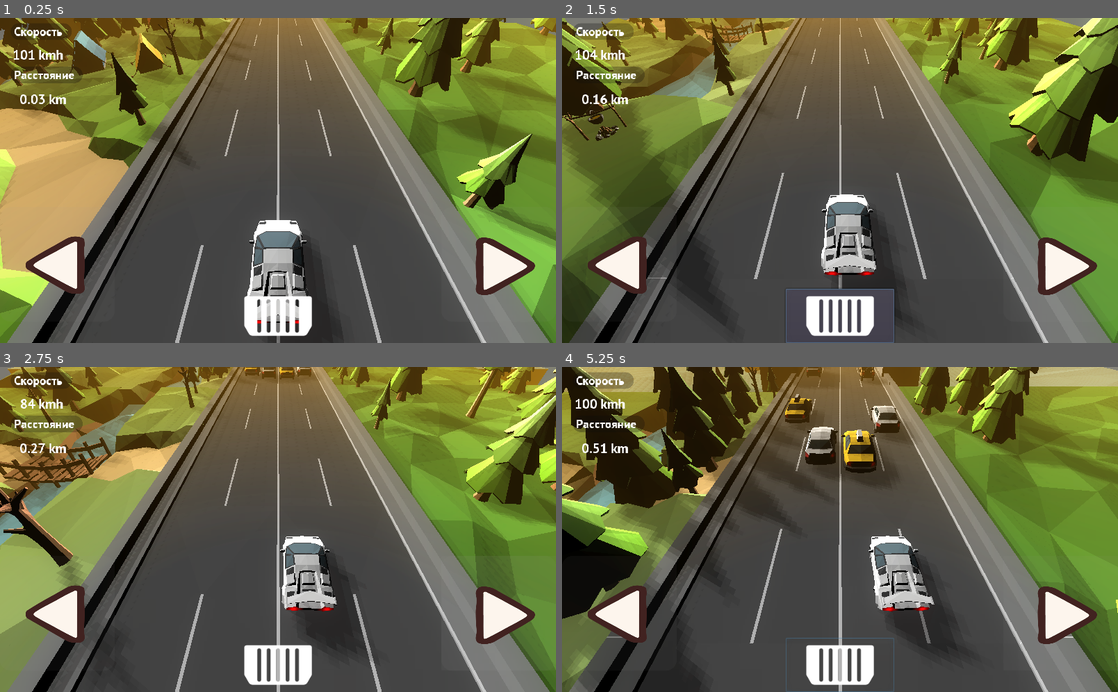
Above: before the commit, frames 1-4 (two rows, left to right).
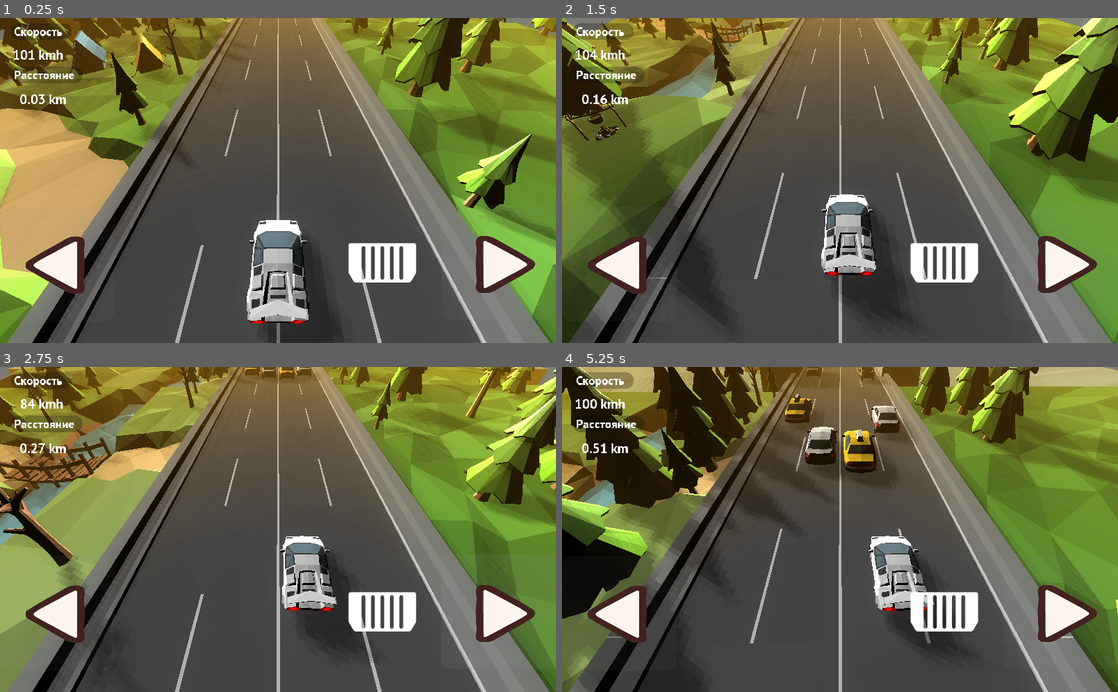
Above: after the commit, the same moments.

Repository: Aram-Osipyan/WebGames
Game: Godot game, scene res://scenes/main.tscn
The game is run twice, just before and just after one commit, with the same random seed, the same clock (stepped at 60 frames per second) and the same inputs.
Inputs (mouse positions are in pixels of both pictures, inside the frame that each line leads up to; where the layout moved, square brackets give the same spot in the first picture):
- Up to frame 1 (0.25 s): no input
- Up to frame 2 (1.5 s): click (1062, 261) [1062, 265] at 0.5 s; click (945, 261) [840, 317] at 1.25 s
- Up to frame 3 (2.75 s): tap Enter at 2 s; move the mouse to (400, 513) at 2.02 s; hold D (ui_right) from 2.03 s (still down); click (400, 513) at 2.17 s; tap Space (ui_select) at 2.27 s
- Up to frame 4 (5.25 s): move the mouse to (728, 545) at 2.77 s; release D (ui_right) at 2.78 s; hold A (ui_left) 2.78-3.53 s; tap Space (ui_select) at 3.02, 4.52 s; move the mouse to (895, 458) at 3.52 s; hold D (ui_right) 3.53-5.03 s; move the mouse to (812, 594) at 4.27 s; click (812, 594) at 4.42 s; move the mouse to (1006, 578) at 5.02 s; hold A (ui_left) from 5.03 s (still down)

The runs differ from the first frame. In frame 1, 2.6% of the frame differs, in the area x 43-97%, y 67-98%; in frame 2, 3.4%, in the area x 40-97%, y 67-100%; in frame 3, 2.6%; in frame 4, 2.7%.

Commit message:
add roads

Diff:
--- /dev/null
+++ b/app/godot/traffic_racer/road_surface.tres
@@ -0,0 +1,83 @@
+[gd_resource type="VisualShader" load_steps=7 format=2]
+
+[sub_resource type="VisualShaderNodeInput" id=1]
+input_name = "time"
+
+[sub_resource type="VisualShaderNodeInput" id=2]
+input_name = "uv"
+
+[sub_resource type="VisualShaderNodeVec3Uniform" id=3]
+uniform_name = "Speed"
+
+[sub_resource type="VisualShaderNodeVectorOp" id=4]
+operator = 2
+
+[sub_resource type="VisualShaderNodeVectorOp" id=5]
+
+[sub_resource type="VisualShaderNodeTextureUniform" id=6]
+uniform_name = "TextureUniform"
+
+[resource]
+code = "shader_type spatial;
+render_mode specular_schlick_ggx, async_visible;
+
+uniform vec3 Speed;
+uniform sampler2D TextureUniform;
+
+
+
+void vertex() {
+// Output:0
+
+}
+
+void fragment() {
+// VectorUniform:4
+	vec3 n_out4p0 = Speed;
+
+// Input:2
+	float n_out2p0 = TIME;
+
+// VectorOp:5
+	vec3 n_out5p0 = n_out4p0 * vec3(n_out2p0);
+
+// Input:3
+	vec3 n_out3p0 = vec3(UV, 0.0);
+
+// VectorOp:6
+	vec3 n_out6p0 = n_out5p0 + n_out3p0;
+
+// TextureUniform:7
+	vec3 n_out7p0;
+	float n_out7p1;
+	{
+		vec4 n_tex_read = texture(TextureUniform, n_out6p0.xy);
+		n_out7p0 = n_tex_read.rgb;
+		n_out7p1 = n_tex_read.a;
+	}
+
+// Output:0
+	ALBEDO = n_out7p0;
+
+}
+
+void light() {
+// Output:0
+
+}
+"
+graph_offset = Vector2( -326.359, 64.7953 )
+nodes/fragment/0/position = Vector2( 1380, 280 )
+nodes/fragment/2/node = SubResource( 1 )
+nodes/fragment/2/position = Vector2( 340, 380 )
+nodes/fragment/3/node = SubResource( 2 )
+nodes/fragment/3/position = Vector2( 320, 500 )
+nodes/fragment/4/node = SubResource( 3 )
+nodes/fragment/4/position = Vector2( 340, 200 )
+nodes/fragment/5/node = SubResource( 4 )
+nodes/fragment/5/position = Vector2( 700, 100 )
+nodes/fragment/6/node = SubResource( 5 )
+nodes/fragment/6/position = Vector2( 860, 320 )
+nodes/fragment/7/node = SubResource( 6 )
+nodes/fragment/7/position = Vector2( 1012, 492 )
+nodes/fragment/connections = PoolIntArray( 4, 0, 5, 0, 2, 0, 5, 1, 5, 0, 6, 0, 3, 0, 6, 1, 6, 0, 7, 0, 7, 0, 0, 0 )
--- a/app/godot/traffic_racer/scenes/main.tscn
+++ b/app/godot/traffic_racer/scenes/main.tscn
@@ -9,6 +9,9 @@
 [ext_resource path="res://assets/ui/right.tres" type="Texture" id=7]
 [ext_resource path="res://assets/ui/pedal_ui.tres" type="Texture" id=8]
 [ext_resource path="res://fonts/PTSans-Bold.ttf" type="DynamicFontData" id=9]
+[ext_resource path="res://road_surface.tres" type="Shader" id=10]
+[ext_resource path="res://Seamless four lane road texture.jpg" type="Texture" id=11]
+[ext_resource path="res://scripts/road_surface.gd" type="Script" id=12]
 
 [sub_resource type="Environment" id=1]
 ambient_light_color = Color( 0, 0, 0, 0.341176 )
@@ -61,17 +64,28 @@
 Button/styles/normal = SubResource( 7 )
 Button/styles/pressed = SubResource( 9 )
 
+[sub_resource type="StyleBoxFlat" id=25]
+
+[sub_resource type="StyleBoxFlat" id=26]
+bg_color = Color( 0.6, 0.6, 0.6, 0 )
+
+[sub_resource type="StyleBoxFlat" id=27]
+bg_color = Color( 0.6, 0.6, 0.6, 0 )
+
 [sub_resource type="StyleBoxFlat" id=10]
 bg_color = Color( 0.6, 0.6, 0.6, 0 )
 
 [sub_resource type="StyleBoxFlat" id=11]
-bg_color = Color( 0.886275, 0.886275, 0.886275, 0.133333 )
+bg_color = Color( 1, 1, 1, 0.0941176 )
 corner_radius_top_left = 20
 corner_radius_top_right = 20
 corner_radius_bottom_right = 20
 corner_radius_bottom_left = 20
 
 [sub_resource type="Theme" id=12]
+Button/styles/disabled = SubResource( 25 )
+Button/styles/focus = SubResource( 26 )
+Button/styles/hover = SubResource( 27 )
 Button/styles/normal = SubResource( 10 )
 Button/styles/pressed = SubResource( 11 )
 
@@ -107,8 +121,29 @@
 Label/fonts/font = SubResource( 19 )
 Label/styles/normal = SubResource( 17 )
 
+[sub_resource type="StyleBoxFlat" id=31]
+bg_color = Color( 0.6, 0.6, 0.6, 0 )
+
+[sub_resource type="Theme" id=28]
+Panel/styles/panel = SubResource( 31 )
+
+[sub_resource type="DynamicFont" id=29]
+size = 50
+outline_color = Color( 1, 1, 1, 0 )
+font_data = ExtResource( 9 )
+
+[sub_resource type="Theme" id=30]
+Label/fonts/font = SubResource( 29 )
+
 [sub_resource type="BoxShape" id=22]
 extents = Vector3( 1, 1, 12.9177 )
+
+[sub_resource type="QuadMesh" id=23]
+
+[sub_resource type="ShaderMaterial" id=24]
+shader = ExtResource( 10 )
+shader_param/Speed = Vector3( 0, 1, 0 )
+shader_param/TextureUniform = ExtResource( 11 )
 
 [node name="Spatial" type="Spatial"]
 
@@ -170,18 +205,41 @@
 rect_scale = Vector2( 0.52, 0.357143 )
 texture = ExtResource( 6 )
 
-[node name="Button2" type="Button" parent="Panel/Panel"]
+[node name="HBoxContainer" type="HBoxContainer" parent="Panel/Panel"]
 anchor_left = 1.0
-anchor_top = 0.5
-anchor_right = 1.0
-anchor_bottom = 0.5
-margin_left = -211.0
-margin_top = -105.5
-margin_bottom = 105.5
-rect_scale = Vector2( 1, 1.00226 )
+anchor_top = 1.0
+anchor_right = 1.0
+anchor_bottom = 1.0
+margin_left = -426.0
+margin_top = -254.0
+margin_bottom = -43.0
+alignment = 2
+
+[node name="Button" type="Button" parent="Panel/Panel/HBoxContainer"]
+margin_right = 211.0
+margin_bottom = 211.0
+rect_min_size = Vector2( 211, 0 )
+theme = SubResource( 12 )
+
+[node name="TextureRect" type="TextureRect" parent="Panel/Panel/HBoxContainer/Button"]
+anchor_left = 0.5
+anchor_top = 0.5
+anchor_right = 0.5
+anchor_bottom = 0.5
+margin_left = -63.0
+margin_top = -37.0
+margin_right = 63.0
+margin_bottom = 37.0
+texture = ExtResource( 8 )
+
+[node name="Button2" type="Button" parent="Panel/Panel/HBoxContainer"]
+margin_left = 215.0
+margin_right = 426.0
+margin_bottom = 211.0
+rect_min_size = Vector2( 211, 0 )
 theme = SubResource( 8 )
 
-[node name="TextureRect" type="TextureRect" parent="Panel/Panel/Button2"]
+[node name="TextureRect" type="TextureRect" parent="Panel/Panel/HBoxContainer/Button2"]
 anchor_left = 0.5
 anchor_top = 0.5
 anchor_right = 0.5
@@ -192,27 +250,6 @@
 margin_bottom = 247.374
 rect_scale = Vector2( 0.52, 0.357143 )
 texture = ExtResource( 7 )
-
-[node name="Button" type="Button" parent="Panel/Panel"]
-anchor_left = 0.5
-anchor_top = 1.0
-anchor_right = 0.5
-anchor_bottom = 1.0
-margin_left = -100.0
-margin_top = -100.0
-margin_right = 100.0
-theme = SubResource( 12 )
-
-[node name="TextureRect" type="TextureRect" parent="Panel/Panel/Button"]
-anchor_left = 0.5
-anchor_top = 0.5
-anchor_right = 0.5
-anchor_bottom = 0.5
-margin_left = -63.0
-margin_top = -37.0
-margin_right = 63.0
-margin_bottom = 37.0
-texture = ExtResource( 8 )
 
 [node name="Panel2" type="Panel" parent="Panel"]
 anchor_right = 1.0
@@ -253,6 +290,27 @@
 align = 2
 valign = 1
 
+[node name="Panel3" type="Panel" parent="Panel"]
+visible = false
+anchor_right = 1.0
+anchor_bottom = 1.0
+margin_bottom = -478.0
+rect_scale = Vector2( 1, 4.88 )
+theme = SubResource( 28 )
+
+[node name="Label" type="Label" parent="Panel/Panel3"]
+anchor_left = 0.5
+anchor_top = 0.5
+anchor_right = 0.5
+anchor_bottom = 0.5
+margin_left = -189.5
+margin_top = -32.5
+margin_right = 189.5
+margin_bottom = 32.5
+theme = SubResource( 30 )
+text = "игра окончена"
+uppercase = true
+
 [node name="Colliders2" type="StaticBody" parent="."]
 transform = Transform( 1, 0, 0, 0, 1, 0, 0, 0, 1, -2.48994, 0, 41.2252 )
 collision_mask = 15
@@ -269,9 +327,46 @@
 transform = Transform( 1, 0, 0, 0, 1, 0, 0, 0, 1, -9.21183, 0, -43.9696 )
 shape = SubResource( 22 )
 
+[node name="Spatial" type="Spatial" parent="."]
+transform = Transform( -2.92889, 2.56052e-07, 1.11924e-14, 0, -4.37114e-08, 1, 2.82776e-07, 3.23457, 1.41388e-07, 0, 0, -1.05339 )
+visible = false
+script = ExtResource( 12 )
+
+[node name="MeshInstance" type="MeshInstance" parent="Spatial"]
+transform = Transform( 4.12264, 0, 2.7299e-07, 0, 4.42404, 0, 2.7299e-07, 0, 1, 0, 0, 0 )
+mesh = SubResource( 23 )
+material/0 = SubResource( 24 )
+
+[node name="Spatial2" type="Spatial" parent="."]
+transform = Transform( -2.92889, 2.56052e-07, 1.11924e-14, 0, -4.37114e-08, 1, 2.82776e-07, 3.23457, 1.41388e-07, 0, 0, 13.2159 )
+visible = false
+
+[node name="MeshInstance" type="MeshInstance" parent="Spatial2"]
+transform = Transform( 4.12264, 0, 2.7299e-07, 0, 4.42404, 0, 2.7299e-07, 0, 1, 0, 0, 0 )
+mesh = SubResource( 23 )
+material/0 = SubResource( 24 )
+
+[node name="Spatial3" type="Spatial" parent="."]
+transform = Transform( -2.92889, 2.56052e-07, 1.11924e-14, 0, -4.37114e-08, 1, 2.82776e-07, 3.23457, 1.41388e-07, 0, 0, 27.469 )
+visible = false
+
+[node name="MeshInstance" type="MeshInstance" parent="Spatial3"]
+transform = Transform( 4.12264, 0, 2.7299e-07, 0, 4.42404, 0, 2.7299e-07, 0, 1, 0, 0, 0 )
+mesh = SubResource( 23 )
+material/0 = SubResource( 24 )
+
+[node name="Spatial4" type="Spatial" parent="."]
+transform = Transform( -2.92889, 2.56052e-07, 1.11924e-14, 0, -4.37114e-08, 1, 2.82776e-07, 3.23457, 1.41388e-07, 0, 0, 41.7741 )
+visible = false
+
+[node name="MeshInstance" type="MeshInstance" parent="Spatial4"]
+transform = Transform( 4.12264, 0, 2.7299e-07, 0, 4.42404, 0, 2.7299e-07, 0, 1, 0, 0, 0 )
+mesh = SubResource( 23 )
+material/0 = SubResource( 24 )
+
 [connection signal="button_down" from="Panel/Panel/Button3" to="Panel" method="_on_Button3_button_down"]
 [connection signal="button_up" from="Panel/Panel/Button3" to="Panel" method="_on_left_button_up"]
-[connection signal="button_down" from="Panel/Panel/Button2" to="Panel" method="_on_Button2_button_down"]
-[connection signal="button_up" from="Panel/Panel/Button2" to="Panel" method="_on_right_button_up"]
-[connection signal="button_down" from="Panel/Panel/Button" to="Panel" method="_on_break_button_down"]
-[connection signal="button_up" from="Panel/Panel/Button" to="Panel" method="_on_break_button_up"]
+[connection signal="button_down" from="Panel/Panel/HBoxContainer/Button" to="Panel" method="_on_break_button_down"]
+[connection signal="button_up" from="Panel/Panel/HBoxContainer/Button" to="Panel" method="_on_break_button_up"]
+[connection signal="button_down" from="Panel/Panel/HBoxContainer/Button2" to="Panel" method="_on_Button2_button_down"]
+[connection signal="button_up" from="Panel/Panel/HBoxContainer/Button2" to="Panel" method="_on_right_button_up"]
--- /dev/null
+++ b/app/godot/traffic_racer/scripts/road_surface.gd
@@ -0,0 +1,16 @@
+extends Spatial
+
+
+# Declare member variables here. Examples:
+# var a = 2
+# var b = "text"
+onready var mat
+
+# Called when the node enters the scene tree for the first time.
+func _ready():
+	mat = $MeshInstance.get_surface_material(0)
+
+
+# Called every frame. 'delta' is the elapsed time since the previous frame.
+func _process(delta):
+	mat.set_shader_param("Speed", Vector3(0, - Global.speed * 0.001 ,0))
Binary file added: app/godot/traffic_racer/29316.jpg
Not shown, added: app/godot/traffic_racer/29316.jpg.import
Binary file added: app/godot/traffic_racer/29317.jpg
Not shown, added: app/godot/traffic_racer/29317.jpg.import
Binary file added: app/godot/traffic_racer/RoadSurface_TXT.png
Not shown, added: app/godot/traffic_racer/RoadSurface_TXT.png.import
Binary file added: app/godot/traffic_racer/Seamless four lane road texture.jpg
Not shown, added: app/godot/traffic_racer/Seamless four lane road texture.jpg.import
Not shown: 1 places in app/godot/traffic_racer/scenes/main.tscn that only renumber resources
Not shown, changed: app/views/traffic-racer/index.html
Not shown, changed: app/views/traffic-racer/index.js
Not shown, changed: app/views/traffic-racer/index.pck
(and 1 more such lines)
